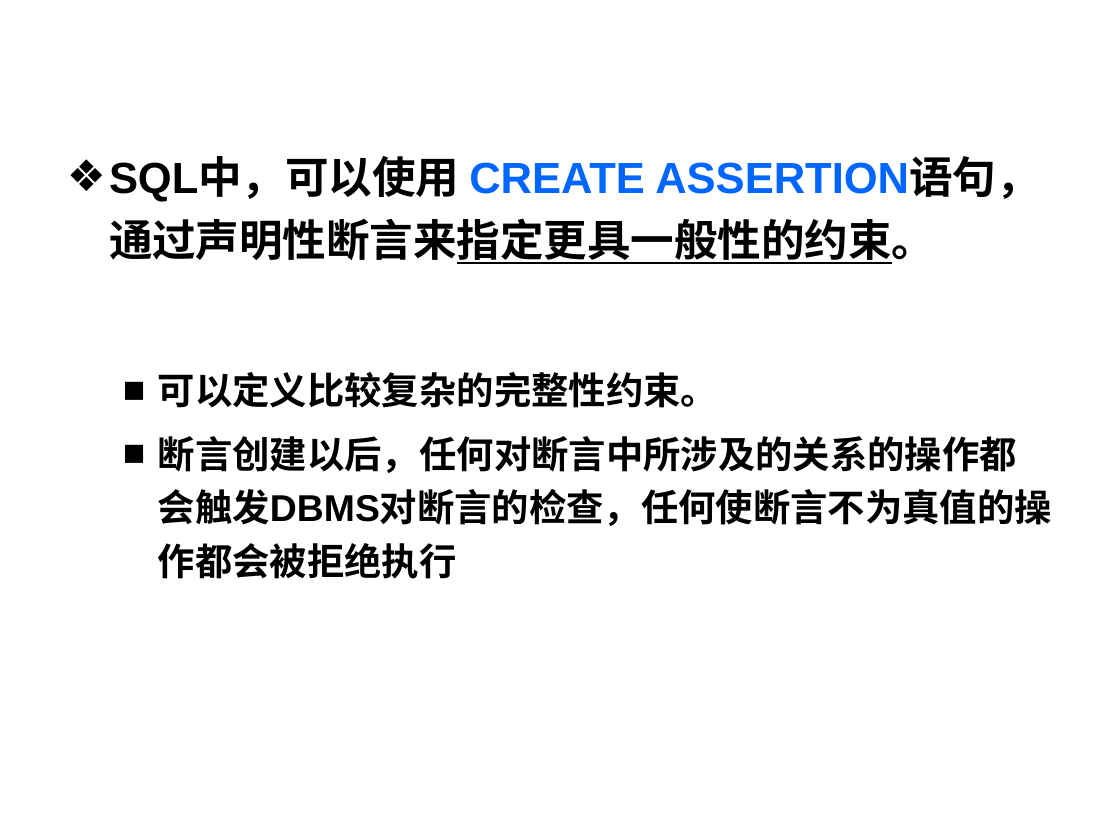
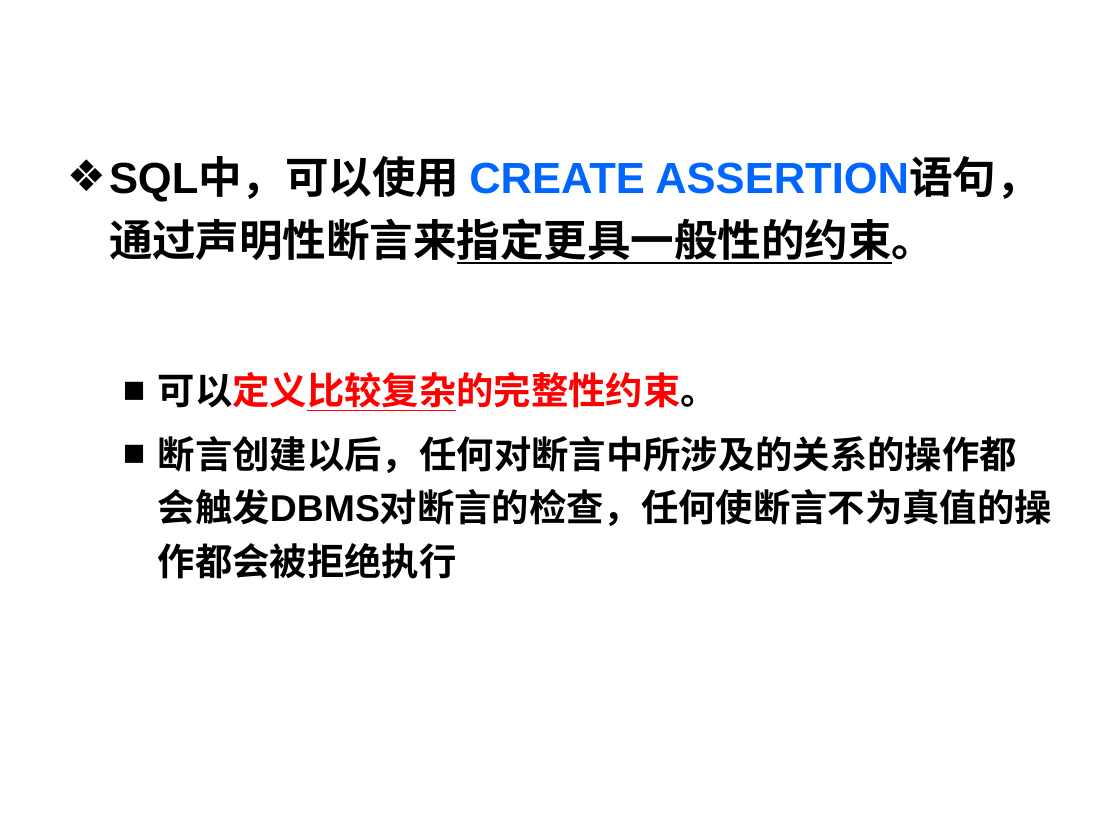
Before and after one commit to HBU/DataBase, a slide deck: slide 38 of PPT/DB第05章2016.4.11.ppt. Drawn at 1120x840 pixels with LibreOffice and Linux fonts; fonts in the diff are those of the drawing; background and template pictures are left out. Boxes give left, top, right and bottom in pixels: in the first picture for what was removed or moved away, otherwise in the second. Text is boxed around its words. In the diff, an @@ line names an element or a change of style, - is before the commit and + after.

```diff
--- a/PPT/DB第05章2016.4.11.ppt
+++ b/PPT/DB第05章2016.4.11.ppt
@@ text at box(158, 372, 718, 411): text colour #000000 to #FF0000, underline on in "可以定义比较复杂的完整性约束。" @@
```
Also in this commit, not shown: 2 other slides changed, 5 other files.
